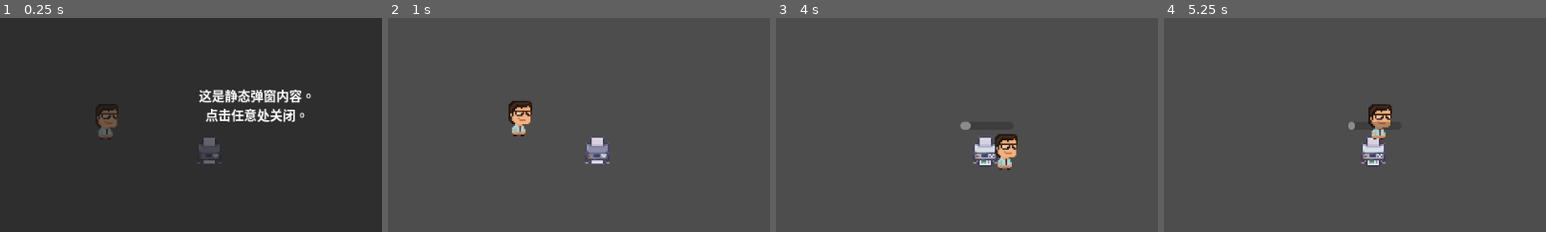
Above: before the commit, frames 1-4 (left to right).
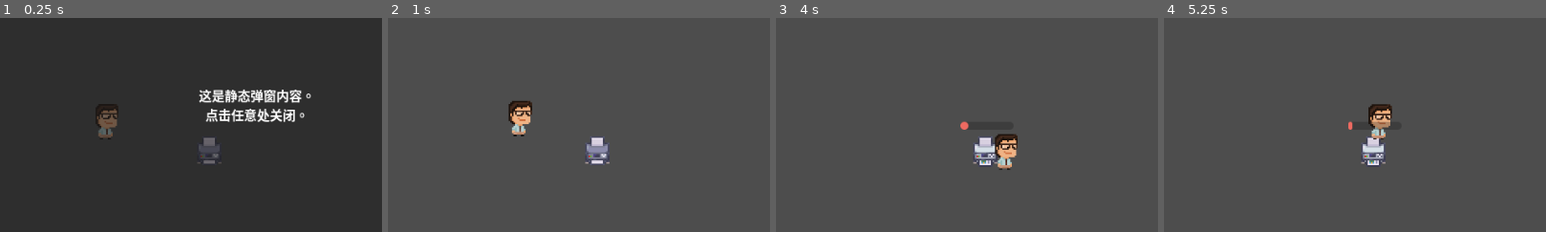
Above: after the commit, the same moments.

Repository: Medill-East/2025_gamejam_gmtk
Game: Godot game, scene res://loop/loop-main.tscn
Two runs of this game, one before a commit and one after it. Both use one fixed random seed, a clock stepped at 60 frames per second and the inputs below.
Inputs (mouse positions are % of the whole screen's width and height, from its top left):
- Up to frame 1 (0.25 s): no input
- Up to frame 2 (1 s): tap Enter at 0.5 s; move the mouse to (72, 45) at 0.52 s; hold Right (move_right) from 0.53 s (still down); hold Space (Interact) from 0.53 s (still down); click (72, 45) at 0.67 s
- Up to frame 3 (4 s): move the mouse to (30, 55) at 1.27 s; release Right (move_right) at 1.28 s; release Space (Interact) at 1.28 s; hold Down (move_down) 1.28-2.03 s; tap Space (Interact) at 1.35, 2.85 s; move the mouse to (60, 28) at 2.02 s; hold Right (move_right) 2.03-2.78 s; hold Space (Interact) 2.03-2.78 s; move the mouse to (45, 70) at 2.77 s; hold Up (move_up) 2.78-3.53 s; click (45, 70) at 2.92 s; move the mouse to (80, 65) at 3.52 s; hold Left (move_left) from 3.53 s (still down); hold Space (Interact) from 3.53 s (still down)
- Up to frame 4 (5.25 s): move the mouse to (20, 35) at 4.27 s; release Space (Interact) at 4.28 s; tap Space (Interact) at 4.35 s; move the mouse to (55, 50) at 5.02 s; release Left (move_left) at 5.03 s; hold Down (move_down) from 5.03 s (still down); hold Space (Interact) from 5.03 s (still down); click (55, 50) at 5.17 s
The pictures show only the part of the screen within x 16-66%, y 30-80%; the shares and areas given below are measured in that part.

Frames 1-2 are identical in both runs. In frame 3, less than 0.1% of the frame differs, in the area x 48-51%, y 48-53%; in frame 4, less than 0.1%.

Commit message:
update progress bar color to red
2025-0802-1127

Diff:
--- a/20250706-dodge2d/loop/loop-worldholdbar2d.tscn
+++ b/20250706-dodge2d/loop/loop-worldholdbar2d.tscn
@@ -1,4 +1,12 @@
-[gd_scene format=3 uid="uid://boa7bokteffhi"]
+[gd_scene load_steps=2 format=3 uid="uid://boa7bokteffhi"]
+
+[sub_resource type="StyleBoxFlat" id="StyleBoxFlat_4rrwd"]
+bg_color = Color(0.929297, 0.417378, 0.381279, 1)
+corner_radius_top_left = 50
+corner_radius_top_right = 50
+corner_radius_bottom_right = 50
+corner_radius_bottom_left = 50
+corner_detail = 20
 
 [node name="Loop-worldholdbar2d" type="Node2D"]
 z_index = 100
@@ -12,5 +20,6 @@
 grow_horizontal = 2
 grow_vertical = 2
 mouse_filter = 2
+theme_override_styles/fill = SubResource("StyleBoxFlat_4rrwd")
 step = 1.0
 show_percentage = false
